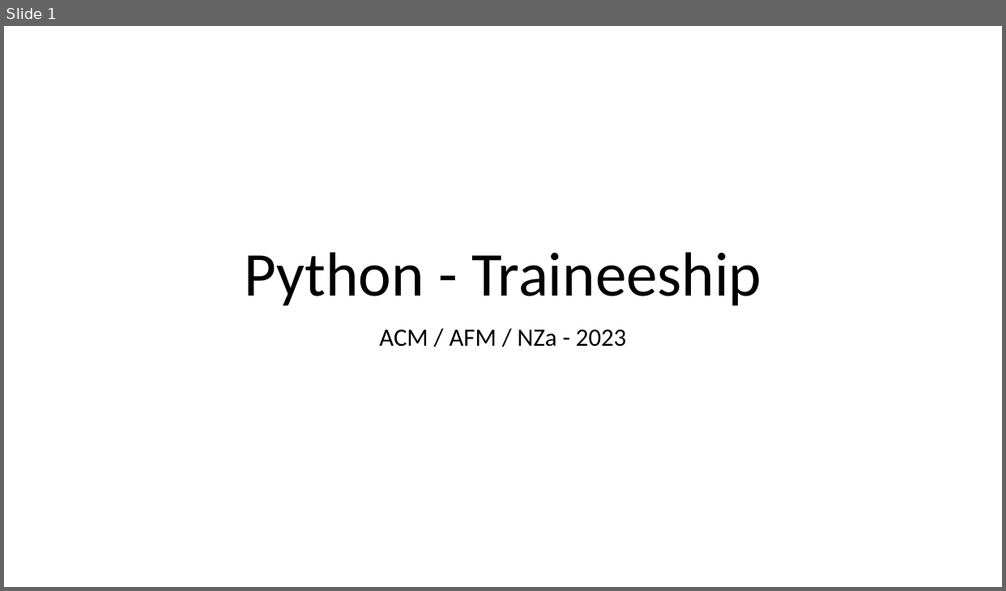
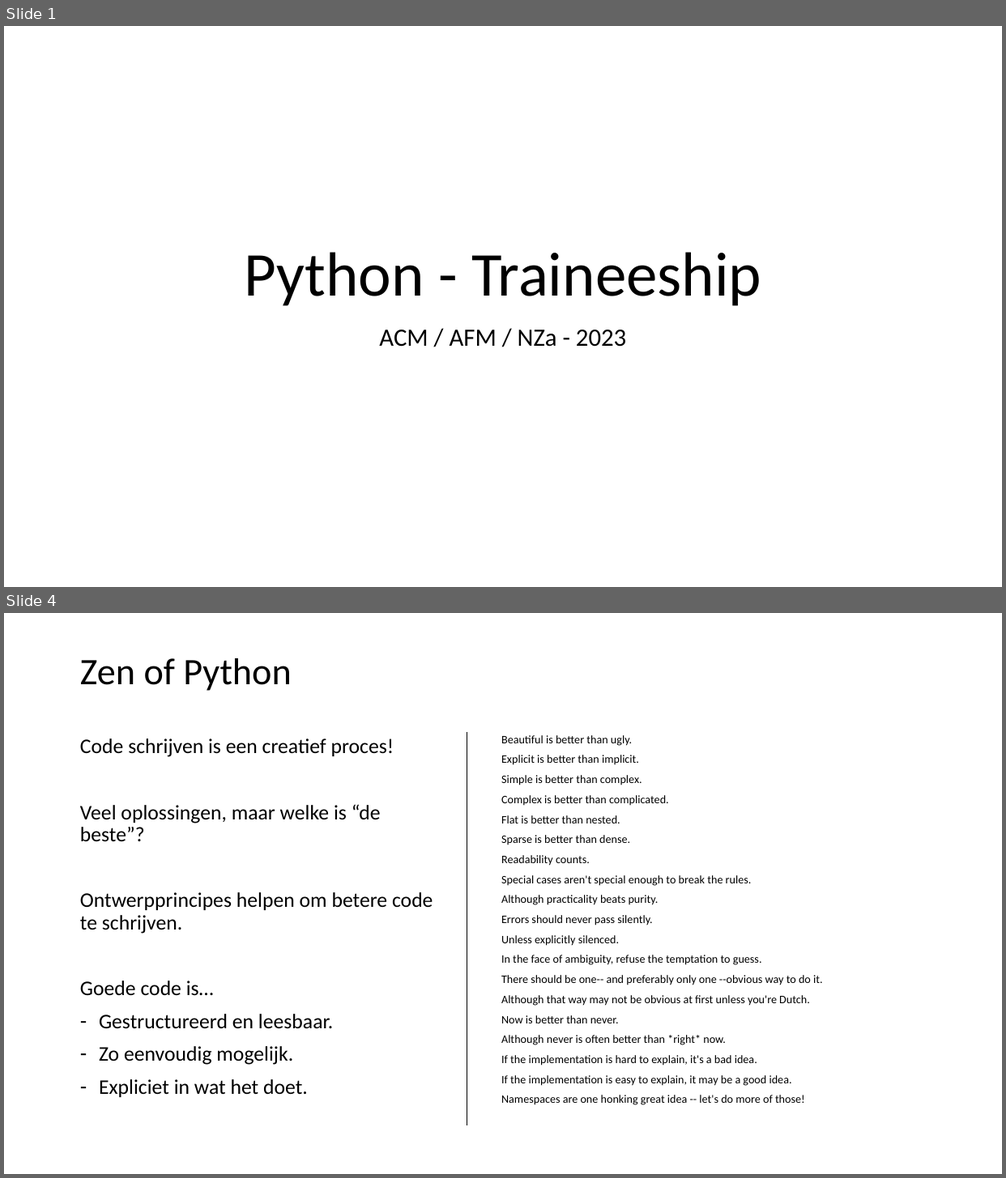
Before and after one commit to LFKoning/knowledge-sharing, a slide deck: python_trainees/2_style_logging_error_handling/python_traineeship_2.pptx. Shown one above the other, each under a label of ours: slide 1 before the commit, slides 1 and 4 after it; the slides between them are not shown. The pictures are 1006x591 and 1006x1178 pixels, drawn with LibreOffice and Linux fonts; fonts in the diff are those of the drawing. Boxes give left, top, right and bottom in pixels: in the first picture for what was removed or moved away, otherwise in the second. Text is boxed around its words. In the diff, an @@ line names an element or a change of style, - is before the commit and + after.

Commit message:
Update python trainees

```diff
--- a/python_trainees/2_style_logging_error_handling/python_traineeship_2.pptx
+++ b/python_trainees/2_style_logging_error_handling/python_traineeship_2.pptx
@@ slide 4 added at bbox=[4, 613, 1002, 1174], background #FFFFFF @@
@@ title added at bbox=[80, 658, 291, 691], 36 pt, text #000000 @@
+Zen of Python
@@ line added from (467, 732) to (467, 1126), #000000 1.5 pt @@
@@ text added at bbox=[80, 739, 432, 1097], 20 pt, text #000000 @@
+Code schrijven is een creatief proces!
+Veel oplossingen, maar welke is “de beste”?
+Ontwerpprincipes helpen om betere code te schrijven.
+Goede code is…
+– Gestructureerd en leesbaar.
+– Zo eenvoudig mogelijk.
+– Expliciet in wat het doet.
@@ text added at bbox=[501, 735, 823, 1105], 11 pt, text #000000 @@
+Beautiful is better than ugly.
+Explicit is better than implicit.
+Simple is better than complex.
+Complex is better than complicated.
+Flat is better than nested.
+Sparse is better than dense.
+Readability counts.
+Special cases aren't special enough to break the rules.
+Although practicality beats purity.
+Errors should never pass silently.
+Unless explicitly silenced.
+In the face of ambiguity, refuse the temptation to guess.
+There should be one-- and preferably only one --obvious way to do it.
+Although that way may not be obvious at first unless you're Dutch.
+Now is better than never.
+Although never is often better than *right* now.
+If the implementation is hard to explain, it's a bad idea.
+If the implementation is easy to explain, it may be a good idea.
+Namespaces are one honking great idea -- let's do more of those!
```
Also in this commit, not shown: 1 slide changed, 10 other slides added, 1 other file.
